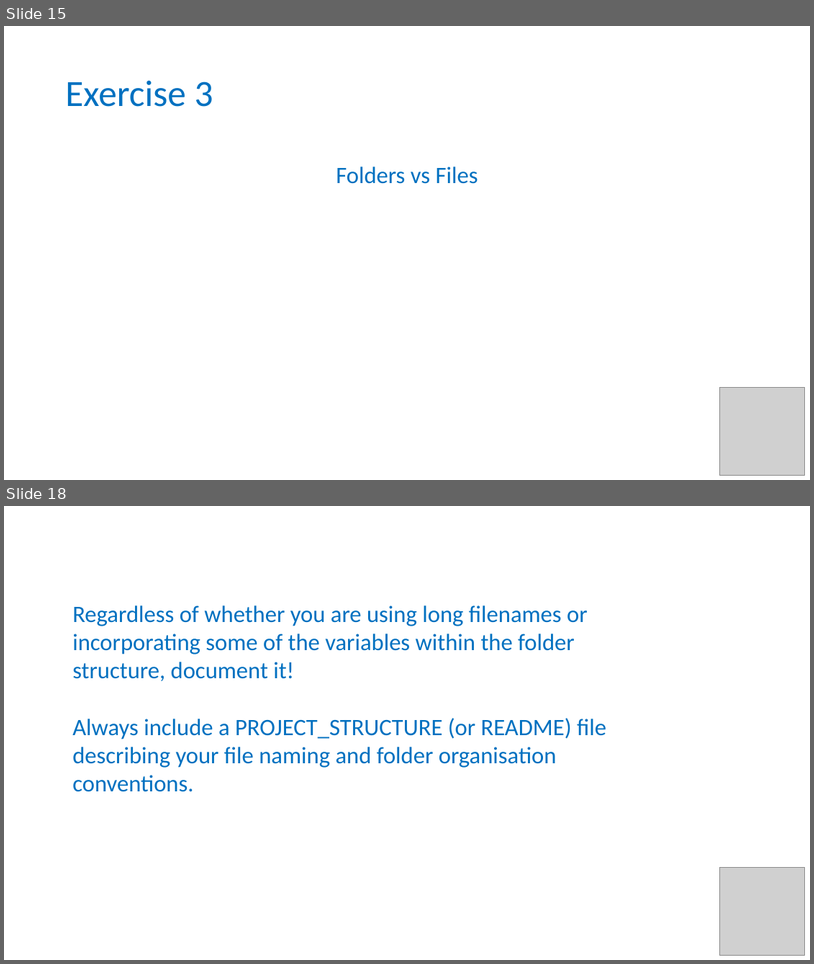
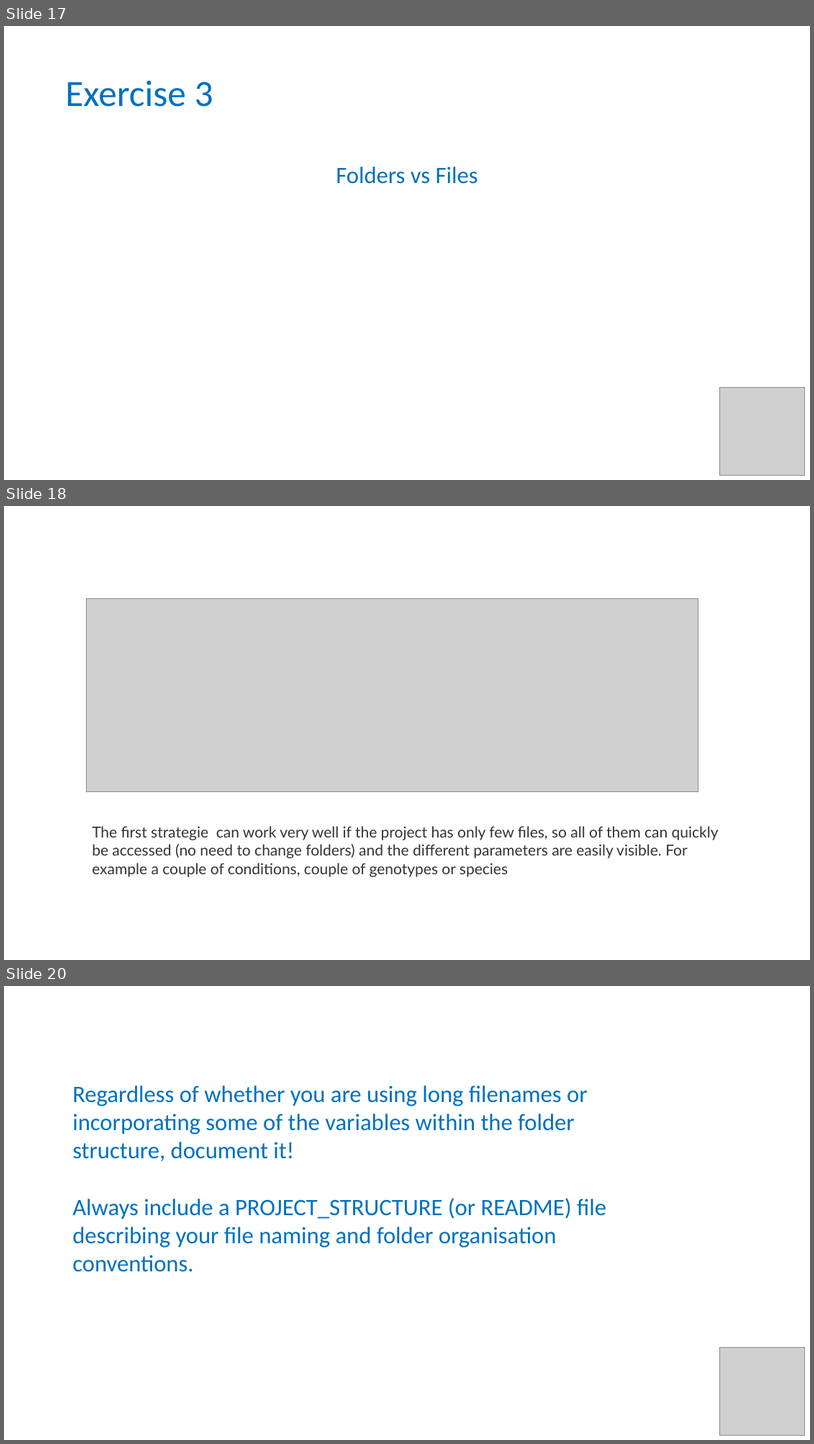
Before and after one commit to tobyhodges/solid-waddle, a slide deck: instructors/09-working-with-files_v2.0.pptx. Shown one above the other, each under a label of ours: slides 15 and 18 before the commit, slides 17, 18 and 20 after it; the slides between them are not shown. The pictures are 814x964 and 814x1444 pixels, drawn with LibreOffice and Linux fonts; fonts in the diff are those of the drawing; grey boxes stand for pictures; background and template pictures are left out. Boxes give left, top, right and bottom in pixels: in the first picture for what was removed or moved away, otherwise in the second. Text is boxed around its words. In the diff, an @@ line names an element or a change of style, - is before the commit and + after.

```diff
--- a/instructors/09-working-with-files_v2.0.pptx
+++ b/instructors/09-working-with-files_v2.0.pptx
@@ slide 18 added at (4, 506, 810, 960), background #FFFFFF @@
@@ picture added at (86, 599, 699, 792) @@
@@ text added at (92, 826, 719, 877), 18 pt, text #333333 @@
+The first strategie can work very well if the project has only few files, so all of them can quickly be accessed (no need to change folders) and the different parameters are easily visible. For example a couple of conditions, couple of genotypes or species
@@ what was slide 15 is now slide 17 @@
@@ what was slide 18 is now slide 20 @@
```
Also in this commit, not shown: 1 slide changed, 3 other slides added, 2 slides removed.
